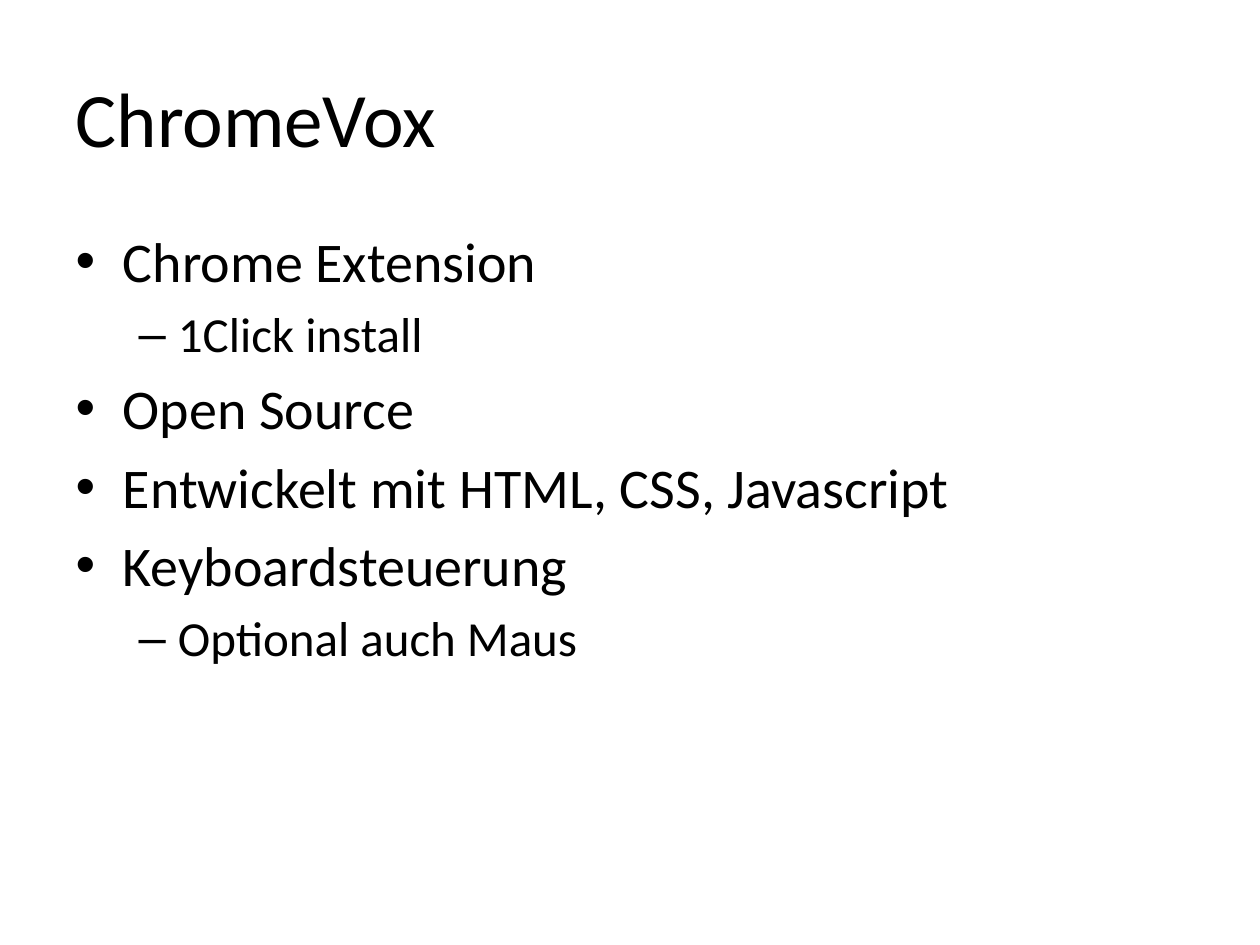
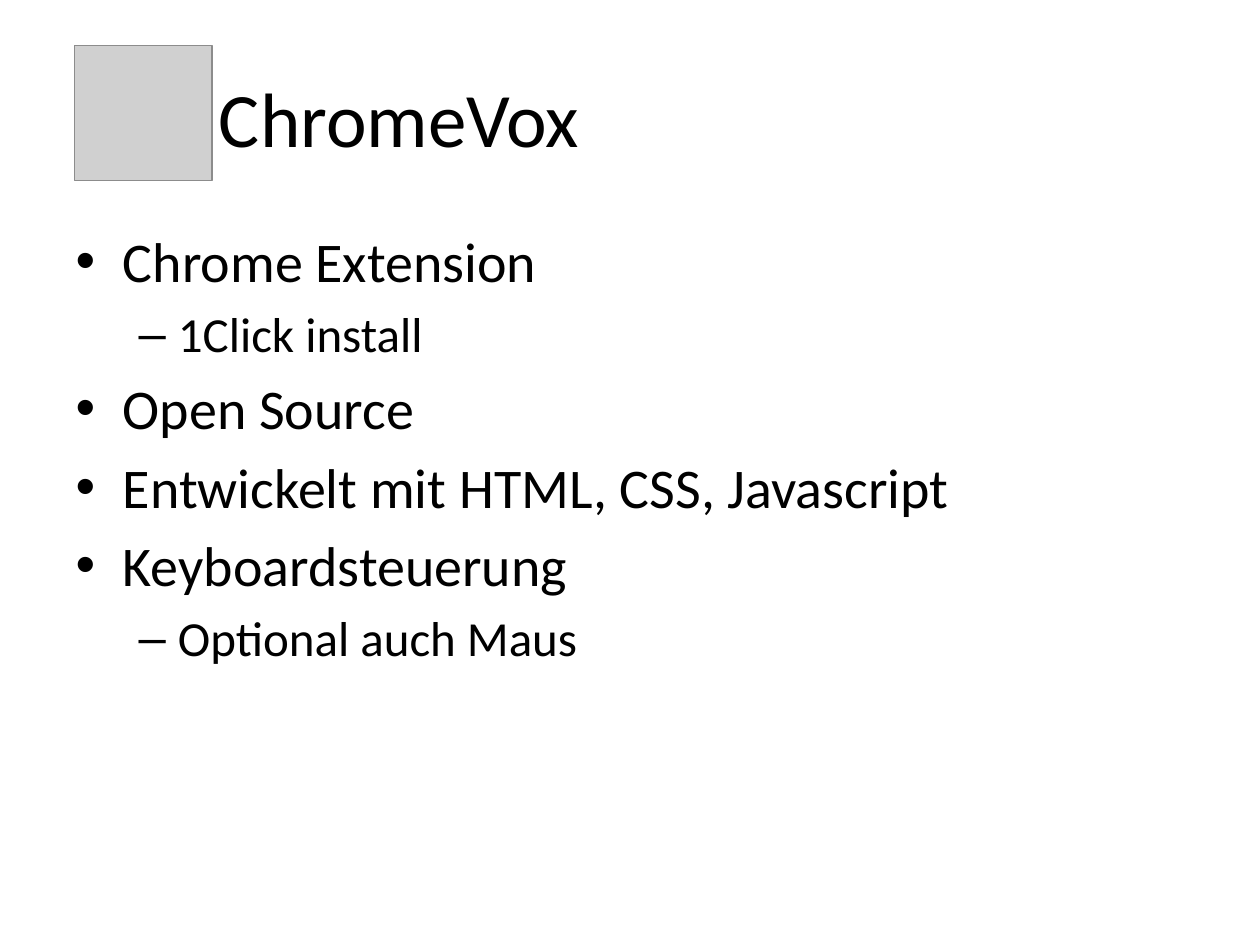
Before and after one commit to Capoot/hci, a slide deck: slide 8 of screenreader.pptx (slide 9 before the commit). Drawn at 1260x945 pixels with LibreOffice and Linux fonts; fonts in the diff are those of the drawing; grey boxes stand for pictures. Boxes give left, top, right and bottom in pixels: in the first picture for what was removed or moved away, otherwise in the second. Text is boxed around its words. In the diff, an @@ line names an element or a change of style, - is before the commit and + after.

```diff
--- a/screenreader.pptx
+++ b/screenreader.pptx
@@ title "ChromeVox": place and size @@
-title "ChromeVox" at [76, 93, 436, 148]
+title "ChromeVox" at [219, 93, 579, 148]
@@ picture added at [74, 45, 212, 180] @@
```
Also in this commit, not shown: 2 other slides changed, 3 slides added.
